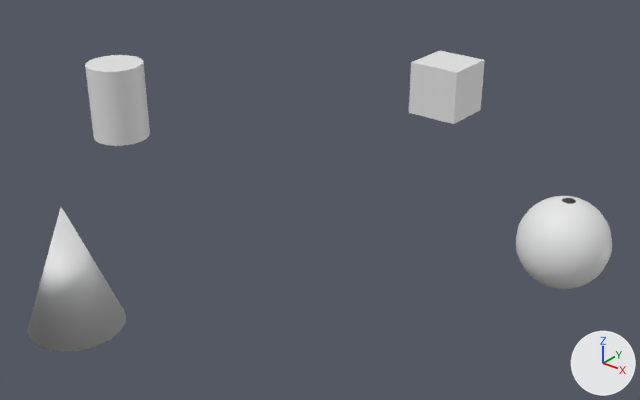
Two versions of the FBX model Assets/gamelevel.fbx, one commit apart.
Both versions are drawn from a 50 mm camera at (0.19, -0.225, 0.125) aimed at (0.011, -0.001, -0.013). Arrows for +X, +Y and +Z are at lower right; the lights stay in place. Where no turn or scale is listed for an object, it has been applied to the vertices.

The scene before the commit, as lines of its bpy script (objects in view):
```python
me_cone = bpy.data.meshes.new('Cone')
me_cone.from_pydata(...)  # a 20-sided cone pointing to +z spanning x -0.014..0.014, y -0.014..0.014, z -0.0189..0.0189
me_cone.materials.append(mat_material_003)  # white #e7e7e7
me_cube = bpy.data.meshes.new('Cube')
me_cube.from_pydata(...)  # a box spanning x -0.0115..0.0115, y -0.0115..0.0115, z -0.0115..0.0115
me_cube.materials.append(mat_material)  # white #e7e7e7
me_cylinder = bpy.data.meshes.new('Cylinder')
me_cylinder.from_pydata(...)  # a 20-sided cylinder along z spanning x -0.0118..0.0118, y -0.0118..0.0118, z -0.016..0.016
me_cylinder.materials.append(mat_material_001)  # white #e7e7e7
me_sphere = bpy.data.meshes.new('Sphere')
me_sphere.from_pydata(...)  # 485 vertices, 462 faces; spans x -0.0137..0.0137, y -0.0136..0.0136, z -0.0137..0.0137
me_sphere.materials.append(mat_material_002)  # white #e7e7e7
ob_cone_node = bpy.data.objects.new('Cone_Node', me_cone)
ob_cone_node.location = (0.0, -0.0997, 0.0)
ob_cube_node = bpy.data.objects.new('Cube_Node', me_cube)
ob_cube_node.location = (0.0, 0.1016, 0.0)
ob_cylinder_node = bpy.data.objects.new('Cylinder_Node', me_cylinder)
ob_cylinder_node.location = (-0.0987, 0.0, 0.0)
ob_sphere_node = bpy.data.objects.new('Sphere_Node', me_sphere)
ob_sphere_node.location = (0.1019, 0.0, 0.0)
```
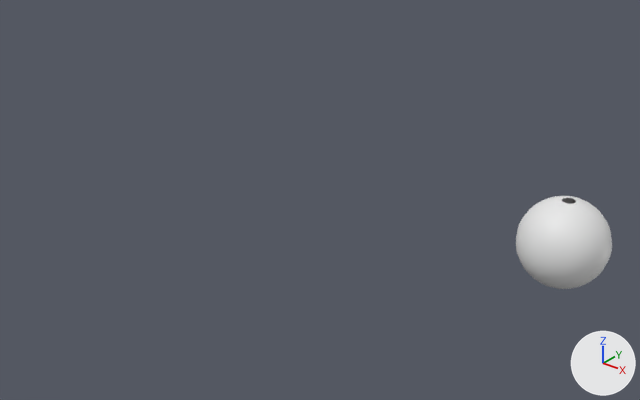
The newer file is also rescaled (x0.728), turned or shifted as a whole; pictures and numbers use the older file's frame.

Where the change shows, as pixel boxes (x1, y1, x2, y2) in the pictures (640 x 400 px):
'Cone_Node', deleted: before (27, 207, 127, 352)
'Cylinder_Node', deleted: before (85, 55, 150, 146)
'Cube_Node', deleted: before (409, 50, 485, 124)

Patch to the scene script:
```diff
--- a/Assets/gamelevel.fbx.py
+++ b/Assets/gamelevel.fbx.py
@@ ob_cylinder_node @@
-ob_cylinder_node = bpy.data.objects.new('Cylinder_Node', me_cylinder)
-ob_cylinder_node.location = (-0.0987, 0.0, 0.0)
@@ ob_cube_node @@
-ob_cube_node = bpy.data.objects.new('Cube_Node', me_cube)
-ob_cube_node.location = (0.0, 0.1016, 0.0)
@@ ob_cone_node @@
-ob_cone_node = bpy.data.objects.new('Cone_Node', me_cone)
-ob_cone_node.location = (0.0, -0.0997, 0.0)
```
